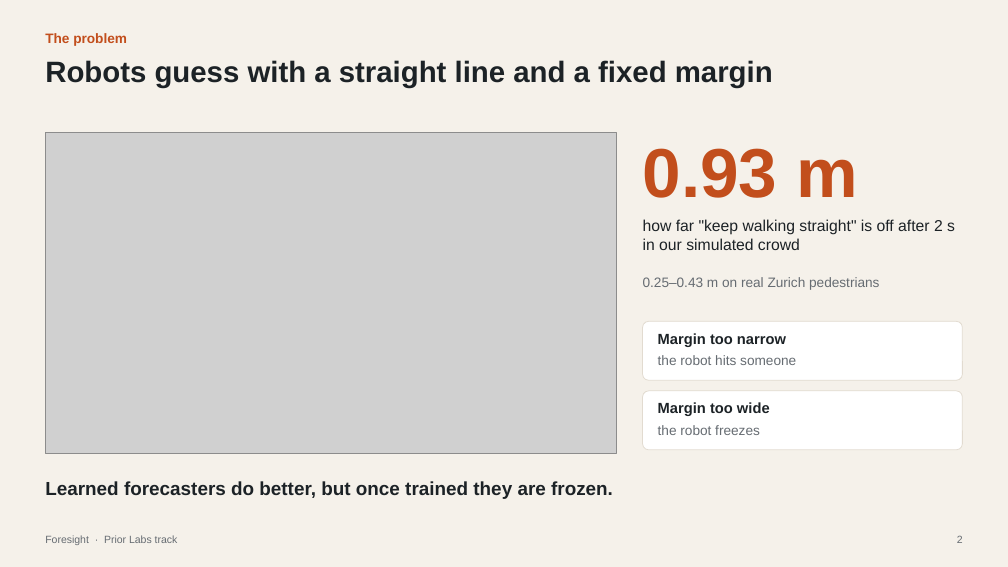
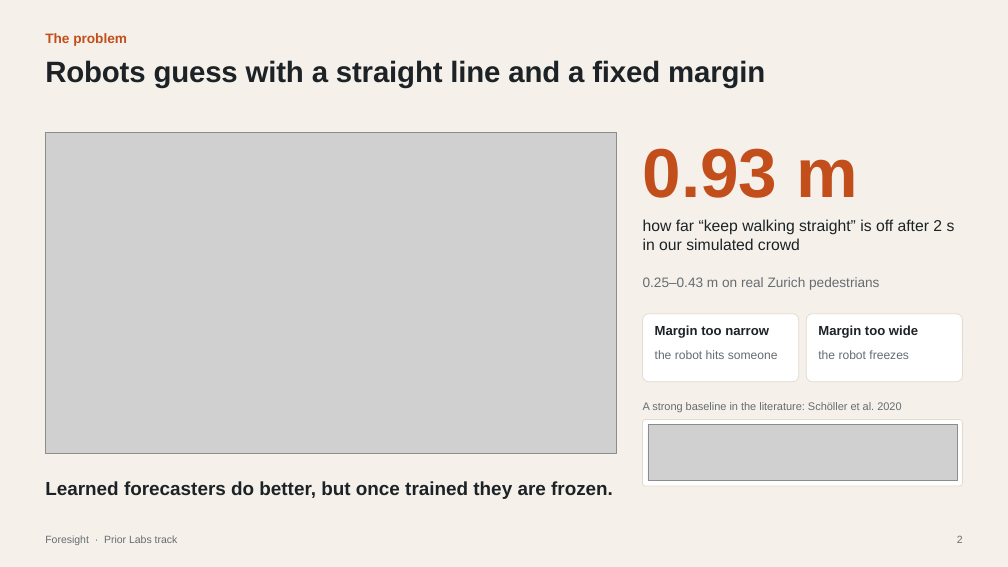
Before and after one commit to shiinalight/Foresight, a slide deck: slide 2 of deck/Foresight_finalist_static.pptx. Drawn at 1008x567 pixels with LibreOffice and Linux fonts; fonts in the diff are those of the drawing; grey boxes stand for pictures. Boxes give left, top, right and bottom in pixels: in the first picture for what was removed or moved away, otherwise in the second. Text is boxed around its words. In the diff, an @@ line names an element or a change of style, - is before the commit and + after.

```diff
--- a/deck/Foresight_finalist_static.pptx
+++ b/deck/Foresight_finalist_static.pptx
@@ text "Robots guess with a straight ..." at bbox=[45, 60, 765, 88]: letter spacing 0 to -0.1 pt @@
@@ text at bbox=[643, 219, 955, 250]: text changed @@
-how far "keep walking straight" is off after 2 s in our simulated crowd
+how far “keep walking straight” is off after 2 s in our simulated crowd
@@ rounded rectangle: place and size @@
-rounded rectangle at bbox=[643, 321, 963, 380]
+rounded rectangle at bbox=[643, 314, 799, 382]
@@ rounded rectangle at bbox=[643, 314, 799, 382]: proportions changed @@
@@ text "Margin too narrow": place and size @@
-text "Margin too narrow" at bbox=[658, 333, 786, 347]
+text "Margin too narrow" at bbox=[655, 325, 769, 338]
@@ text "Margin too narrow" at bbox=[655, 325, 769, 338]: size 14 to 12.5 pt @@
@@ rounded rectangle at bbox=[806, 314, 962, 382]: proportions changed @@
@@ rounded rectangle: place and size @@
-rounded rectangle at bbox=[643, 391, 963, 450]
+rounded rectangle at bbox=[806, 314, 962, 382]
@@ text "Margin too wide" at bbox=[818, 325, 918, 338]: size 14 to 12.5 pt @@
@@ text "Margin too wide": place and size @@
-text "Margin too wide" at bbox=[658, 402, 770, 416]
+text "Margin too wide" at bbox=[818, 325, 918, 338]
@@ text "the robot hits someone" at bbox=[655, 350, 778, 359]: size 13 to 11.5 pt @@
@@ text "the robot freezes" at bbox=[818, 350, 909, 359]: size 13 to 11.5 pt @@
@@ text "the robot freezes": place and size @@
-text "the robot freezes" at bbox=[658, 425, 760, 435]
+text "the robot freezes" at bbox=[818, 350, 909, 359]
@@ text added at bbox=[643, 402, 901, 412], 10.5 pt, text #666C72 @@
+A strong baseline in the literature: Schöller et al. 2020
@@ rounded rectangle added at bbox=[643, 420, 963, 486], fill #FFFFFF, outline #E2DBD0 0.75 pt @@
@@ picture added at bbox=[648, 425, 957, 481] @@
```
Also in this commit, not shown: 21 other slides changed, 1 slide added, 15 other files.
